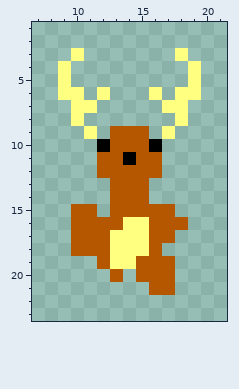
Pixel-art sprite -- game/images/characters/aylah/aylah_front_walk1.png. Above, as it was before the edit.
The file is 29x29 pixels. Shown: x 7..21, y 1..23.
Once edited:
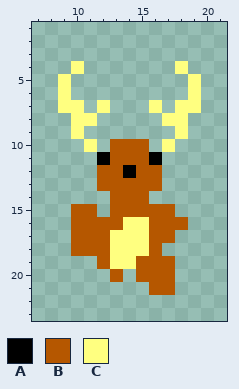
Palette (. is transparent): A #000000  B #b55700  C #ffff80
Log entry: Modified Aylah Sprites More consistent head bobbing
The edit:
The edit turns colour B into colour A in row 11 at x 12 and 16; in row 12 at x 14.
There is now colour B in row 13 at x 12 and 16.
The edit turns colour A into colour B in row 11 at x 14.
There is now colour C in row 4 at x 10 and 18; in row 7 at x 9, 12, 16 and 19; in row 8 at x 11 and 17; in row 9 at x 10 and 18; in row 10 at x 11 and 17.
Colour A is gone in row 10 at x 12 and 16.
Colour B is gone in row 9 at x 13 to 15.
Colour C is gone in row 3 at x 10 and 18; in row 4 at x 9 and 19; in row 6 at x 10, 12, 16 and 18; in row 7 at x 11 and 17; in row 9 at x 11 and 17.
Where, in picture pixels (left, top, right, bottom), the same in both pictures:
changed: (58, 48, 201, 191)
